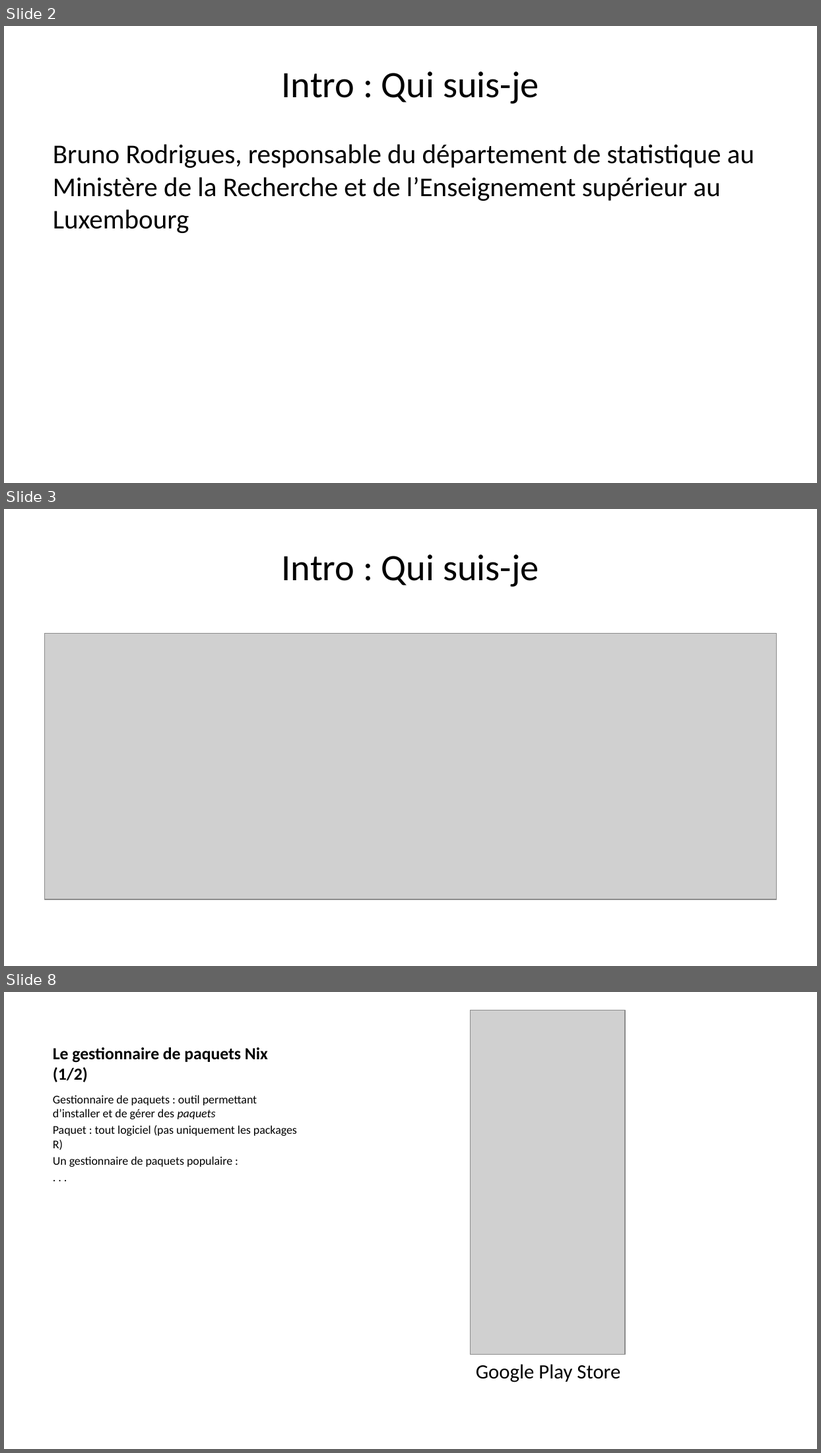
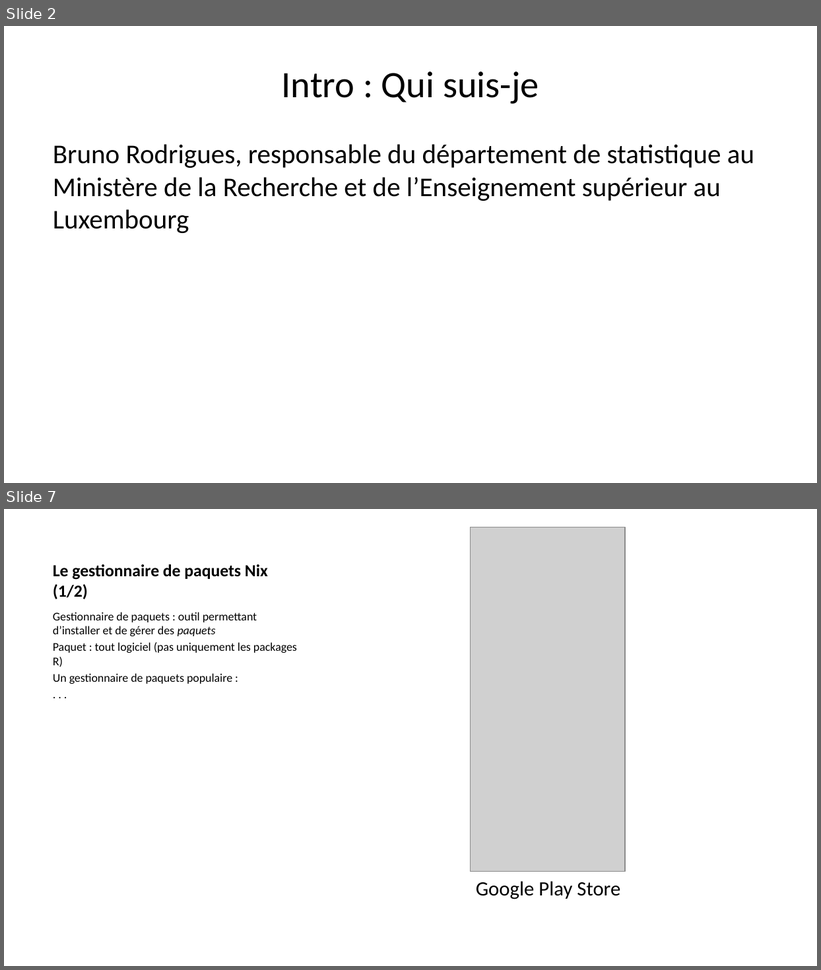
Before and after one commit to b-rodrigues/repro_rrr, a slide deck: docs/index.pptx. Shown one above the other, each under a label of ours: slides 2, 3 and 8 before the commit, slides 2 and 7 after it; the slides between them are not shown. The pictures are 821x1453 and 821x970 pixels, drawn with LibreOffice and Linux fonts; fonts in the diff are those of the drawing; grey boxes stand for pictures. Boxes give left, top, right and bottom in pixels: in the first picture for what was removed or moved away, otherwise in the second. Text is boxed around its words. In the diff, an @@ line names an element or a change of style, - is before the commit and + after.

```diff
--- a/docs/index.pptx
+++ b/docs/index.pptx
@@ slide 3 removed at box(4, 509, 817, 966), background #FFFFFF @@
@@ title removed at box(282, 555, 539, 587) @@
-Intro : Qui suis-je
@@ picture removed at box(45, 633, 776, 900) @@
@@ what was slide 8 is now slide 7 @@
```
Also in this commit, not shown: 3 slides changed, 3 slides added, 2 other slides removed, 15 other files.
